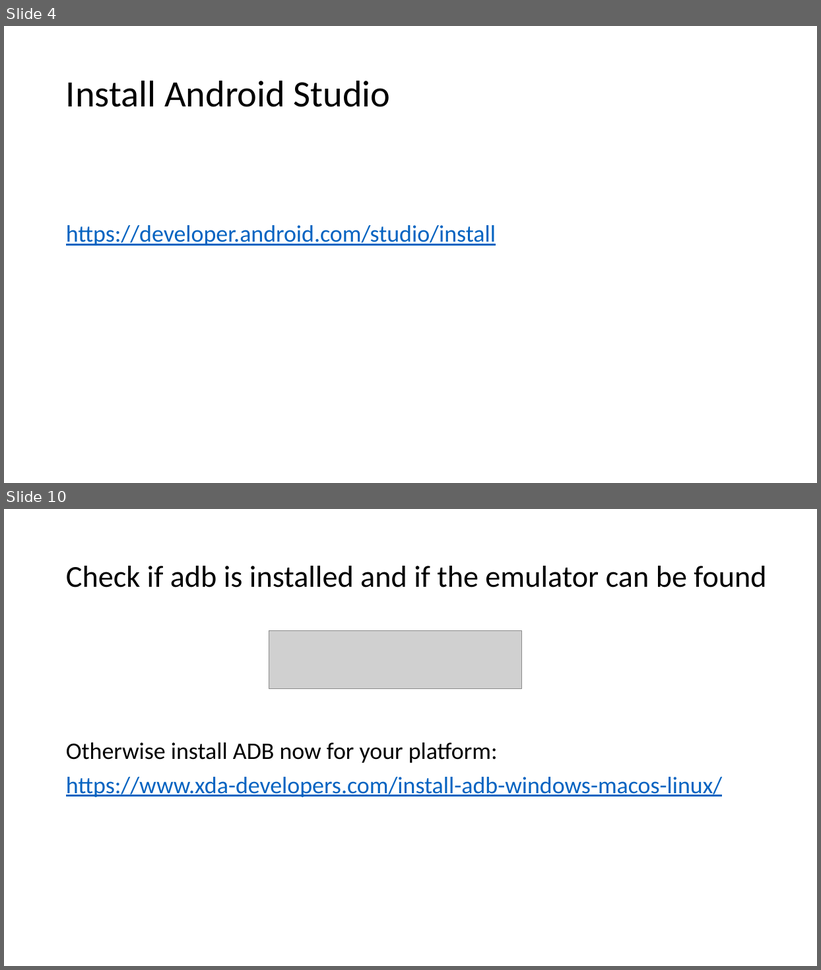
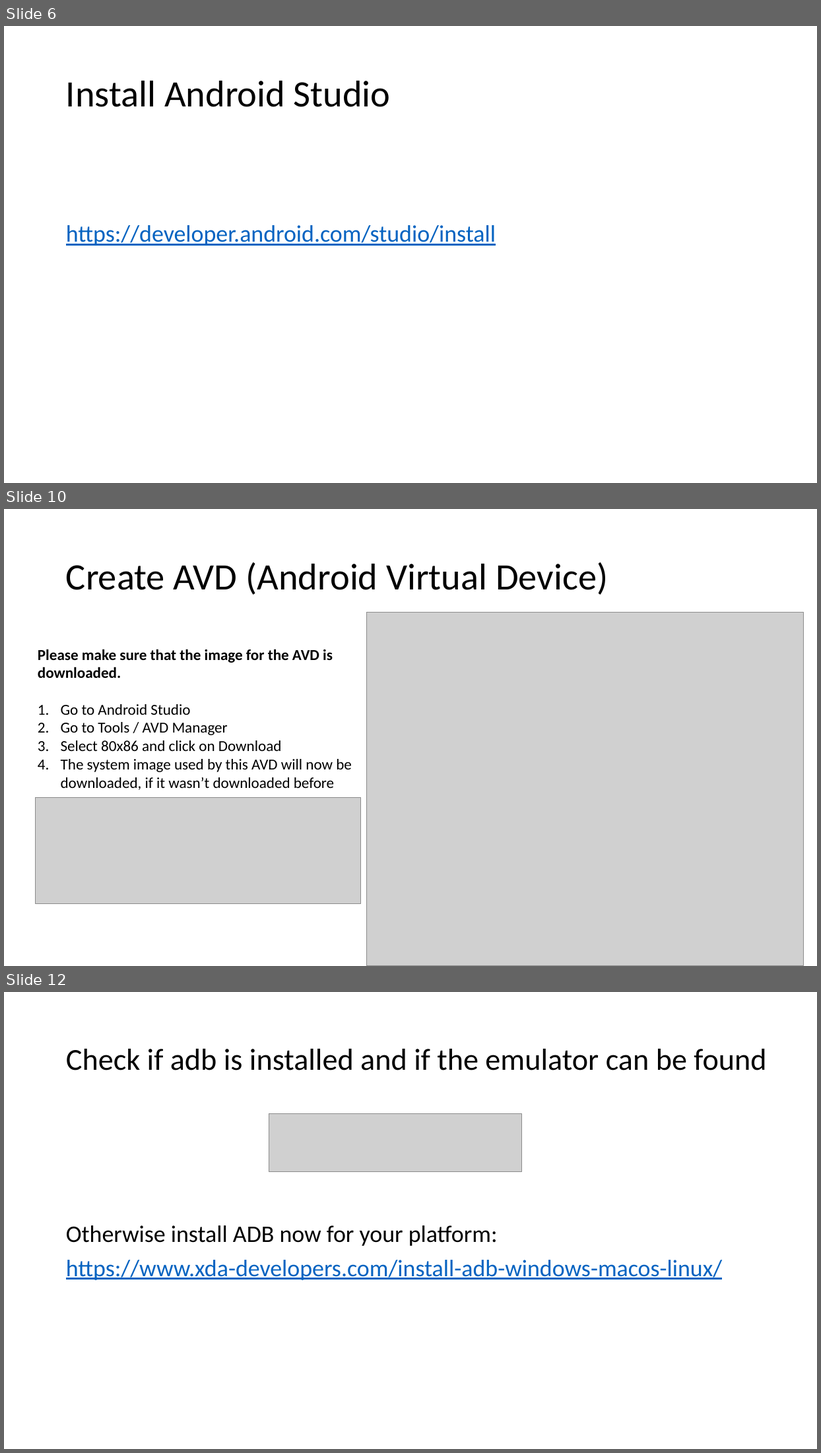
Before and after one commit to b0bbybaldi/OWASP-Bay-Area, a slide deck: Preparation-Bay-Area-Workshop.pptx. Shown one above the other, each under a label of ours: slides 4 and 10 before the commit, slides 6, 10 and 12 after it; the slides between them are not shown. The pictures are 821x970 and 821x1453 pixels, drawn with LibreOffice and Linux fonts; fonts in the diff are those of the drawing; grey boxes stand for pictures. Boxes give left, top, right and bottom in pixels: in the first picture for what was removed or moved away, otherwise in the second. Text is boxed around its words. In the diff, an @@ line names an element or a change of style, - is before the commit and + after.

```diff
--- a/Preparation-Bay-Area-Workshop.pptx
+++ b/Preparation-Bay-Area-Workshop.pptx
@@ slide 10 added at (4, 509, 817, 966), background #FFFFFF @@
@@ title added at (66, 562, 608, 595), 44 pt, text #000000 @@
+Create AVD (Android Virtual Device)
@@ picture added at (366, 612, 803, 966) @@
@@ text added at (38, 649, 352, 790), 18 pt, text #000000 @@
+Please make sure that the image for the AVD is downloaded.
+1. Go to Android Studio
+2. Go to Tools / AVD Manager
+3. Select 80x86 and click on Download
+4. The system image used by this AVD will now be downloaded, if it wasn’t downloaded before
@@ picture added at (36, 797, 361, 904) @@
@@ what was slide 4 is now slide 6 @@
@@ what was slide 10 is now slide 12 @@
```
Also in this commit, not shown: 2 slides changed, 10 other slides added, 7 slides removed, 1 other file.
